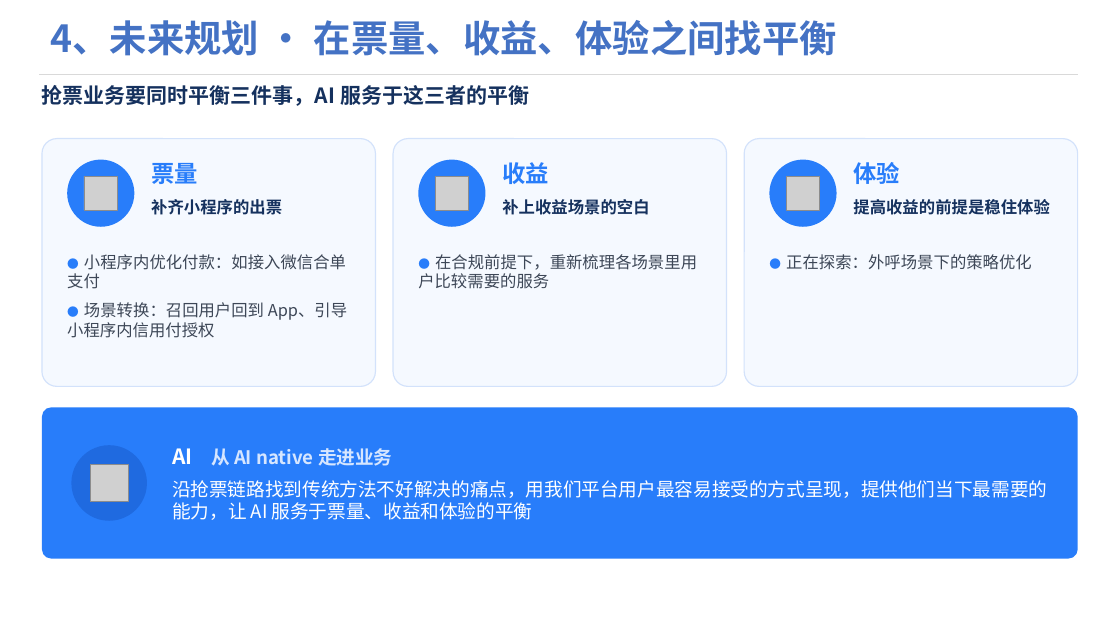
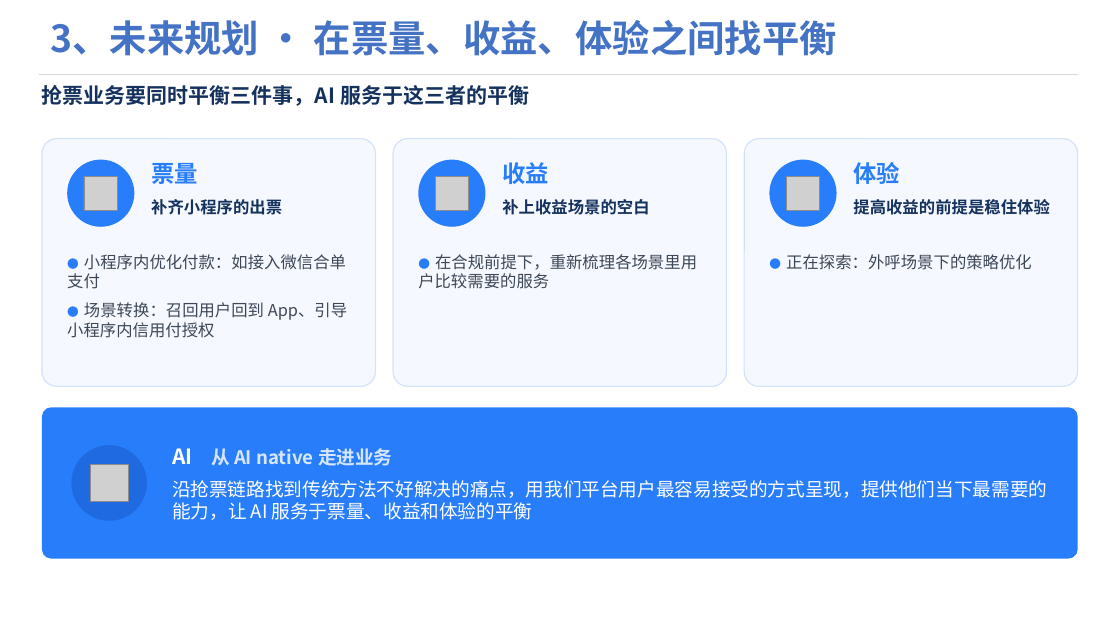
Before and after one commit to Wennie006/AI-myself, a slide deck: slide 11 of 答辩PPT.pptx (slide 12 before the commit). Drawn at 1120x630 pixels with LibreOffice and Linux fonts; fonts in the diff are those of the drawing; grey boxes stand for pictures; background and template pictures are left out. Boxes give left, top, right and bottom in pixels: in the first picture for what was removed or moved away, otherwise in the second. Text is boxed around its words. In the diff, an @@ line names an element or a change of style, - is before the commit and + after.

```diff
--- a/答辩PPT.pptx
+++ b/答辩PPT.pptx
@@ text at [50,20,837,56]: text changed @@
-4、未来规划 · 在票量、收益、体验之间找平衡
+3、未来规划 · 在票量、收益、体验之间找平衡
```
Also in this commit, not shown: 9 other slides changed, 1 slide removed.
